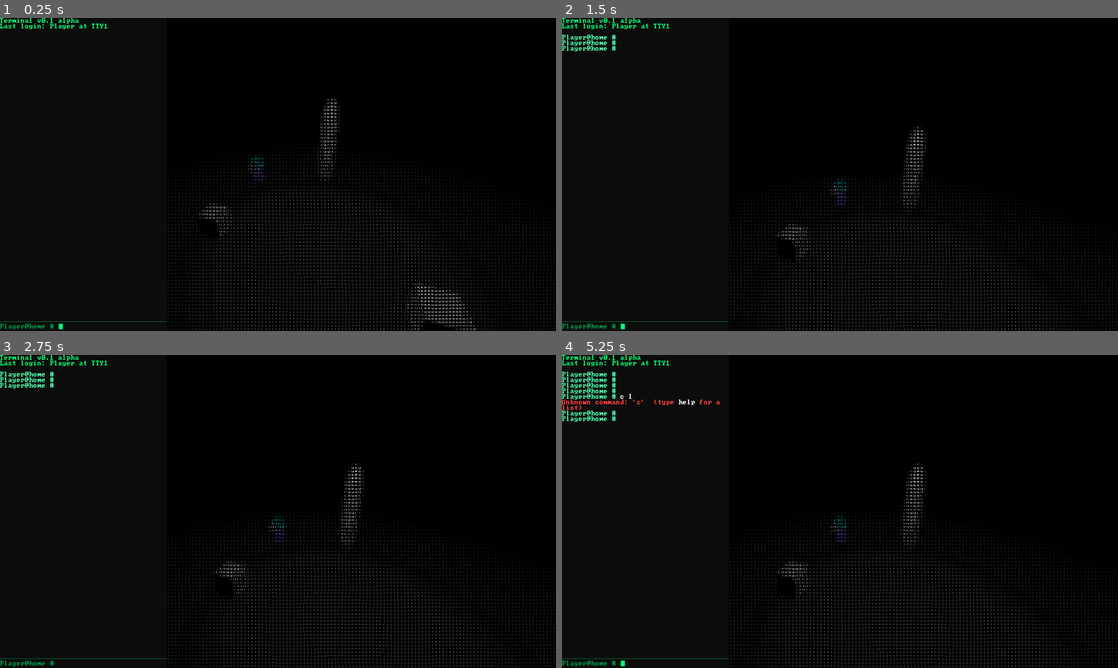
Above: before the commit, frames 1-4 (two rows, left to right).
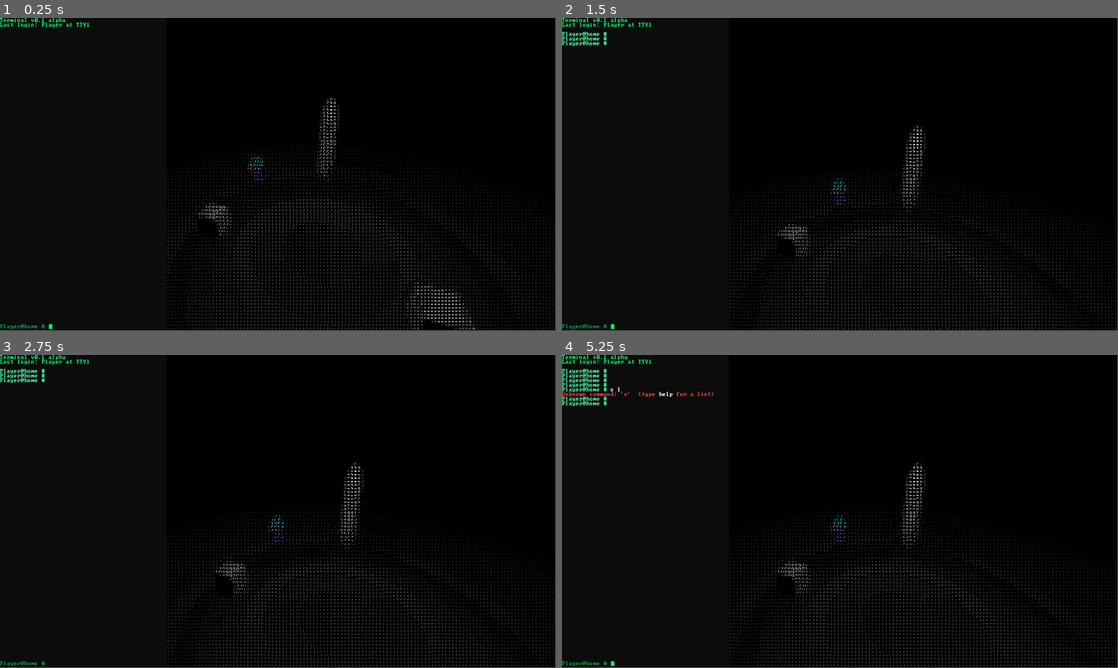
Above: after the commit, the same moments.

Repository: VocaBoca/ascii
Game: Godot game, scene res://level_test_scene.tscn
The game is run twice, just before and just after one commit, with the same random seed, the same clock (stepped at 60 frames per second) and the same inputs.
Inputs:
- Up to frame 1 (0.25 s): no input
- Up to frame 2 (1.5 s): tap Enter at 0.5, 0.6 s; hold Right 0.53-1.28 s; hold Down from 1.28 s (still down); tap Keypad Enter at 1.35 s
- Up to frame 3 (2.75 s): tap Space at 2 s; release Down at 2.03 s; hold Right from 2.03 s (still down); tap Backspace at 2.1 s
- Up to frame 4 (5.25 s): tap Enter at 2.75, 4.25, 4.35 s; release Right at 2.78 s; hold Up 2.78-3.53 s; tap C at 2.85 s; tap Space at 3.5, 5 s; hold Left 3.53-5.03 s; tap L at 3.6 s; hold Down from 5.03 s (still down); tap Keypad Enter at 5.1 s
In our replay, the window is 800x450 before the commit and 799x449 after it. These sizes can differ from the game's own. Grey fills any space a smaller window leaves; there, only what the larger window draws over its background counts as a difference.

The runs differ from the first frame. In frame 1, 7.5% of the frame differs, in the area x 0-100%, y 0-100%; in frame 2, 6.3%; in frame 3, 6.3%; in frame 4, 7.1%.

Commit message:
filter-auto-resize

Diff:
--- a/Scripts/Color_Rect_Debug_Script.gd
+++ b/Scripts/Color_Rect_Debug_Script.gd
@@ -3,6 +3,7 @@
 @export var viewport: SubViewport
 
 func _ready() -> void:
+	set_anchors_and_offsets_preset(Control.PRESET_FULL_RECT)
 	var mat := material as ShaderMaterial
 	if mat == null:
 		print("NO MATERIAL")
--- a/project.godot
+++ b/project.godot
@@ -17,8 +17,8 @@
 
 [display]
 
-window/size/viewport_width=1600
-window/size/viewport_height=900
+window/size/viewport_width=1920
+window/size/viewport_height=1080
 
 [physics]
 
